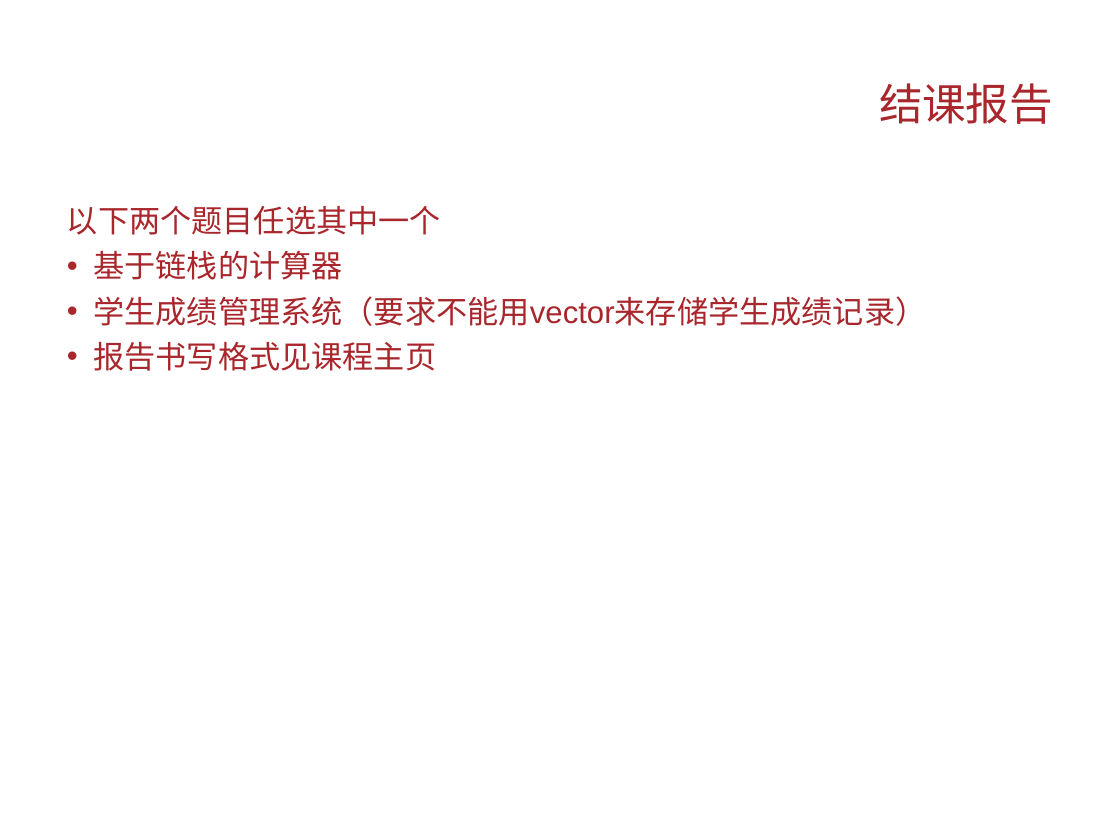
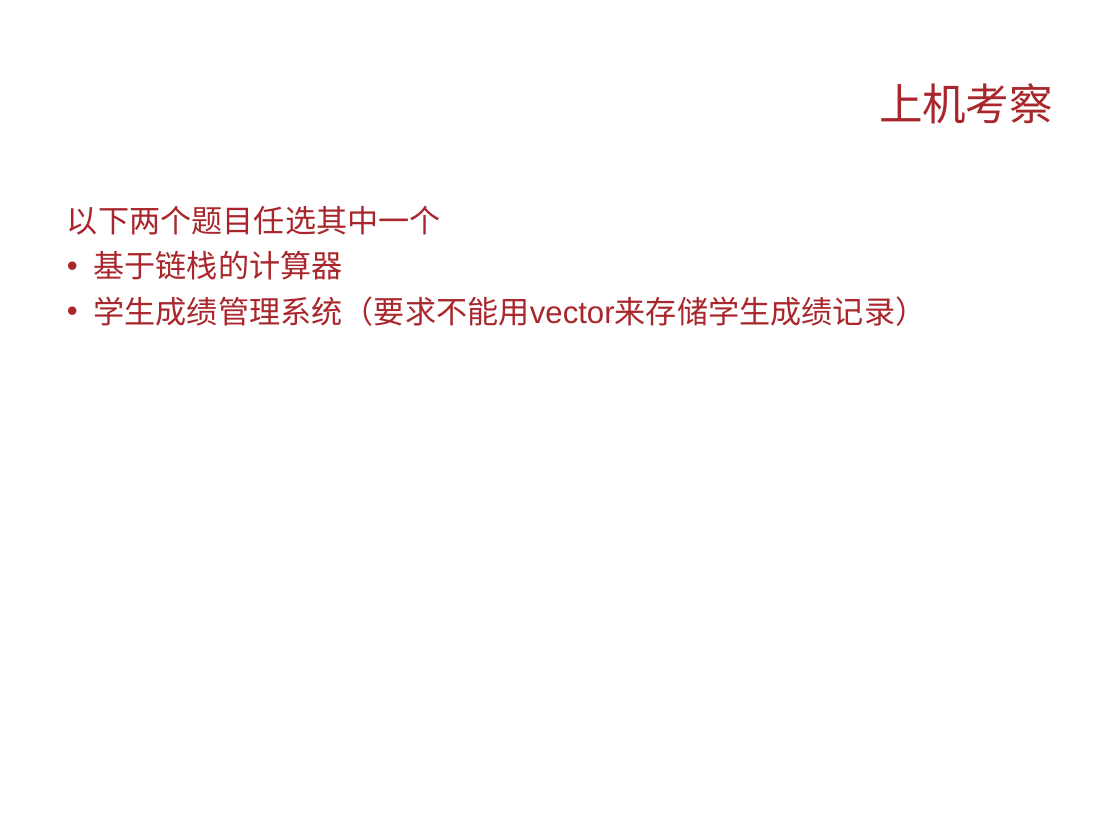
Before and after one commit to Changhe160/Changhe160.github.io, a slide deck: slide 26 of teachingRes/Cplusplus/Qt编程简介.ppt. Drawn at 1120x840 pixels with LibreOffice and Linux fonts; fonts in the diff are those of the drawing; background and template pictures are left out. Boxes give left, top, right and bottom in pixels: in the first picture for what was removed or moved away, otherwise in the second. Text is boxed around its words. In the diff, an @@ line names an element or a change of style, - is before the commit and + after.

Commit message:
C++

```diff
--- a/teachingRes/Cplusplus/Qt编程简介.ppt
+++ b/teachingRes/Cplusplus/Qt编程简介.ppt
@@ title at bbox=[879, 83, 1053, 124]: text changed @@
-结课报告
+上机考察
@@ text at bbox=[93, 342, 436, 371]: paragraph removed @@
-• 报告书写格式见课程主页
```
Also in this commit, not shown: 1 slide added.
